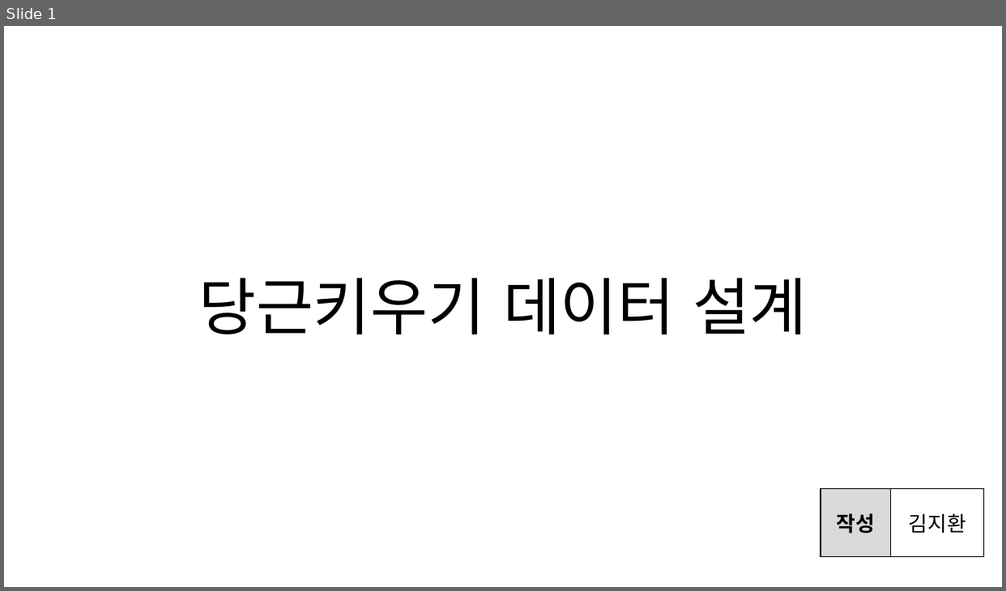
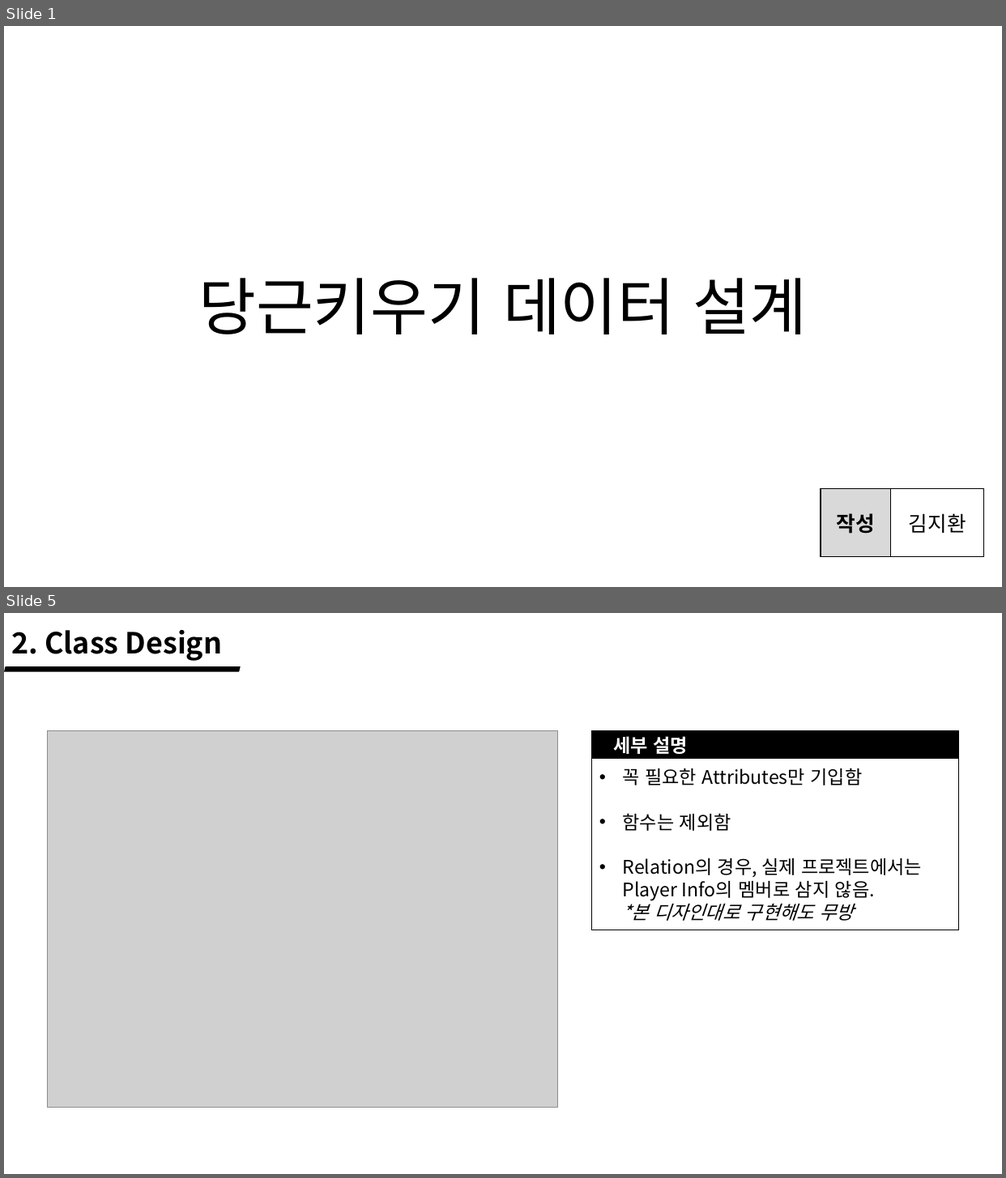
Before and after one commit to wlrud753/CarryCarrot, a slide deck: 기획서/당근키우기 데이터 설계.pptx. Shown one above the other, each under a label of ours: slide 1 before the commit, slides 1 and 5 after it; the slides between them are not shown. The pictures are 1006x591 and 1006x1178 pixels, drawn with LibreOffice and Linux fonts; fonts in the diff are those of the drawing; grey boxes stand for pictures. Boxes give left, top, right and bottom in pixels: in the first picture for what was removed or moved away, otherwise in the second. Text is boxed around its words. In the diff, an @@ line names an element or a change of style, - is before the commit and + after.

```diff
--- a/기획서/당근키우기 데이터 설계.pptx
+++ b/기획서/당근키우기 데이터 설계.pptx
@@ slide 5 added at (4, 613, 1002, 1174), background #FFFFFF @@
@@ text added at (11, 630, 223, 661), 28 pt, text #000000, bold @@
+2. Class Design
@@ parallelogram added at (4, 667, 241, 672), fill #000000 @@
@@ picture added at (48, 730, 558, 1107) @@
@@ rectangle added at (592, 730, 958, 931), fill #000000, outline #000000 1 pt @@
@@ text added at (613, 736, 688, 754), 18 pt, text #FFFFFF, bold @@
+세부 설명
@@ rectangle added at (592, 759, 958, 931), fill #FFFFFF, outline #000000 1 pt, 18 pt, text #000000 @@
+• 꼭 필요한 Attributes만 기입함
+• 함수는 제외함
+• Relation의 경우, 실제 프로젝트에서는 Player Info의 멤버로 삼지 않음.
+  *본 디자인대로 구현해도 무방
```
Also in this commit, not shown: 1 slide changed, 3 other slides added, 6 slides removed, 1 other file.
